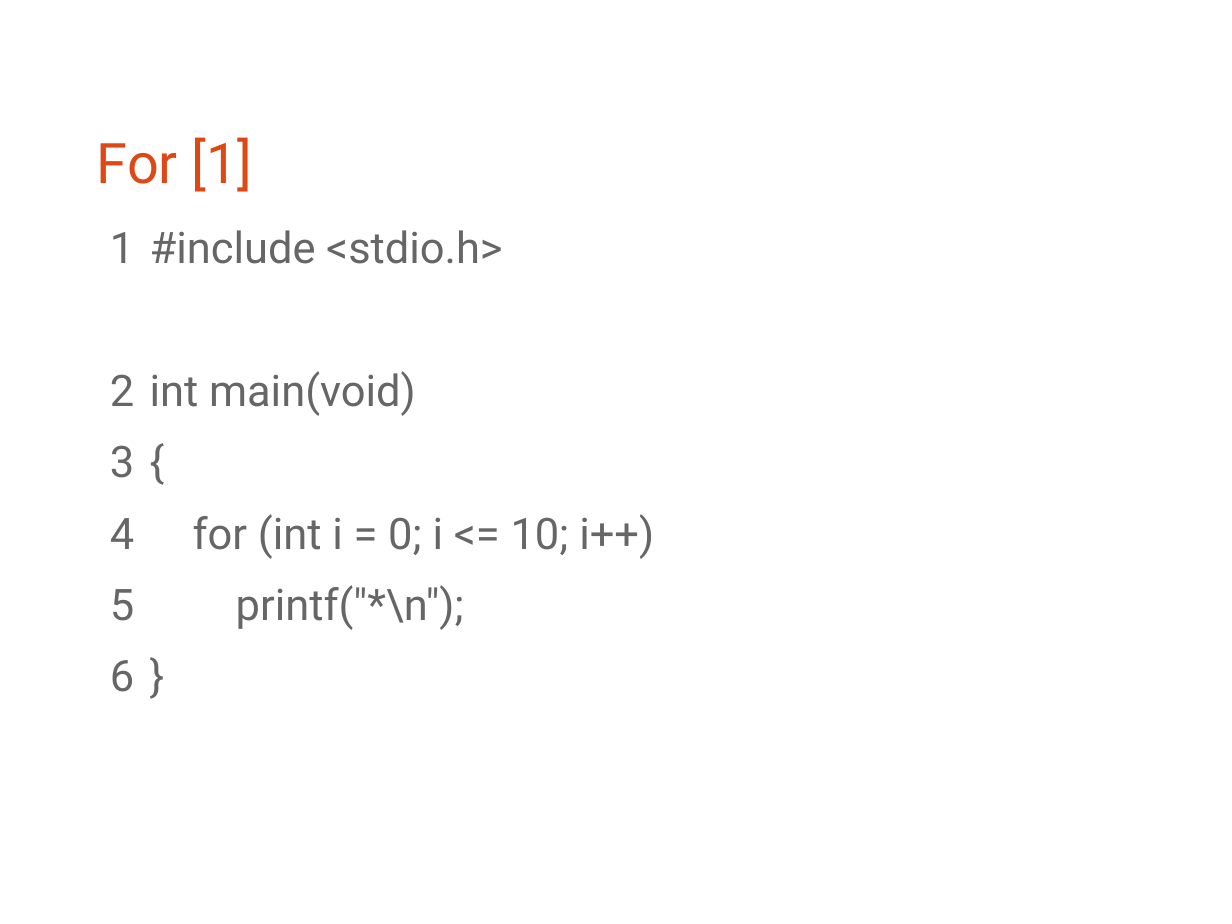
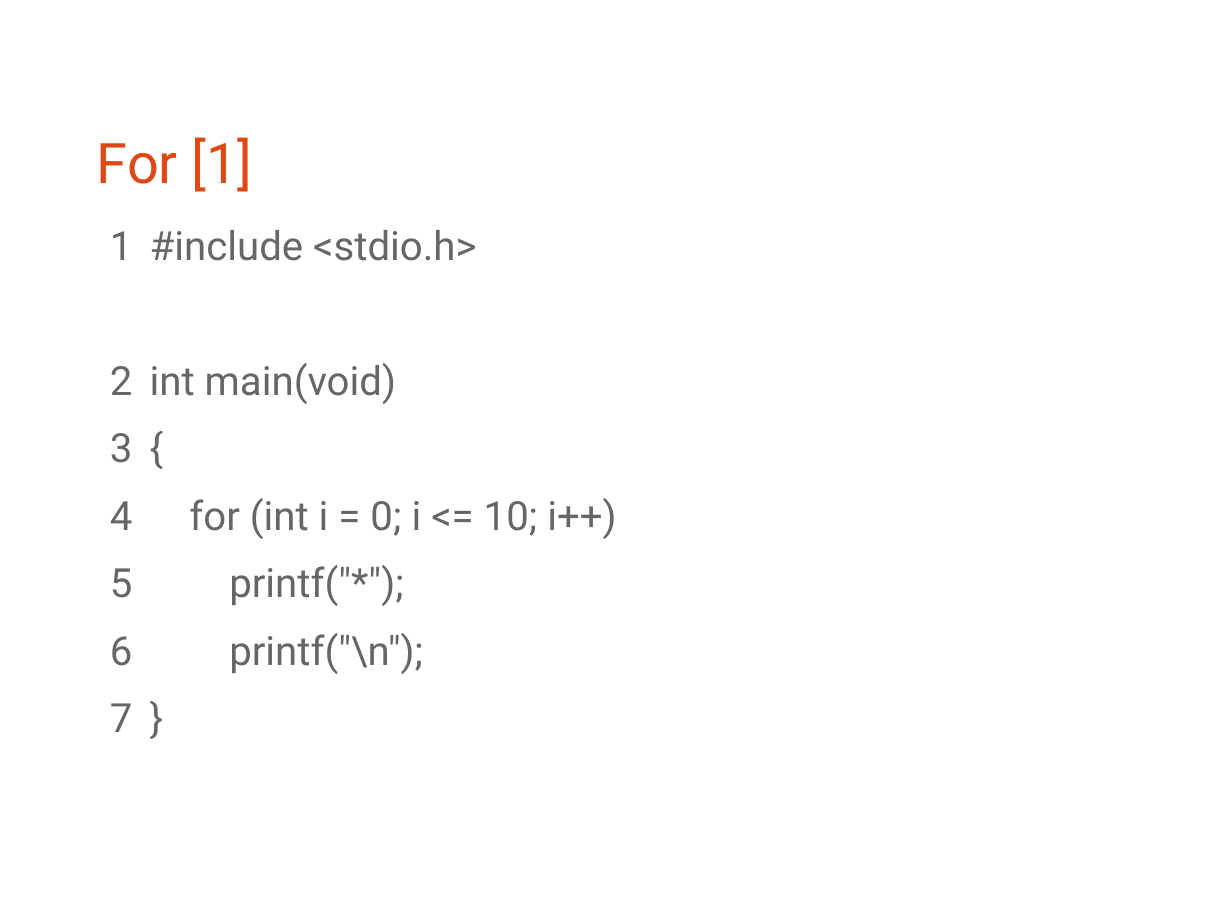
Before and after one commit to bagustris/prokom-tf, a slide deck: slide 16 of prokom1.odp (slide 15 before the commit). Drawn at 1232x924 pixels with LibreOffice and Linux fonts; fonts in the diff are those of the drawing. Boxes give left, top, right and bottom in pixels: in the first picture for what was removed or moved away, otherwise in the second. Text is boxed around its words. In the diff, an @@ line names an element or a change of style, - is before the commit and + after.

```diff
--- a/prokom1.odp
+++ b/prokom1.odp
@@ text at <box>150,230,616,539</box>: size 28 to 25.9 pt in "#include <stdio.h>", "int main(void)", "{", "for (int i = 0; i <= ..." and 1 more places @@
@@ text at <box>229,565,423,674</box>: text changed; size 28 to 25.9 pt @@
-5 printf("*\n");
+5 printf("*");
+6 printf("\n");
```
Also in this commit, not shown: 2 other slides changed, 2 slides added, 1 other file.
